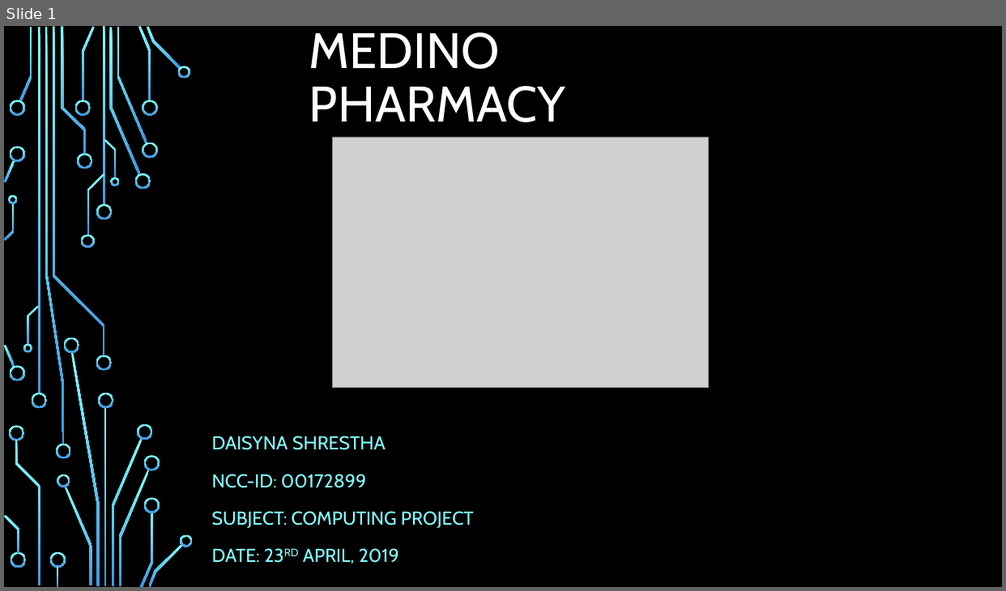
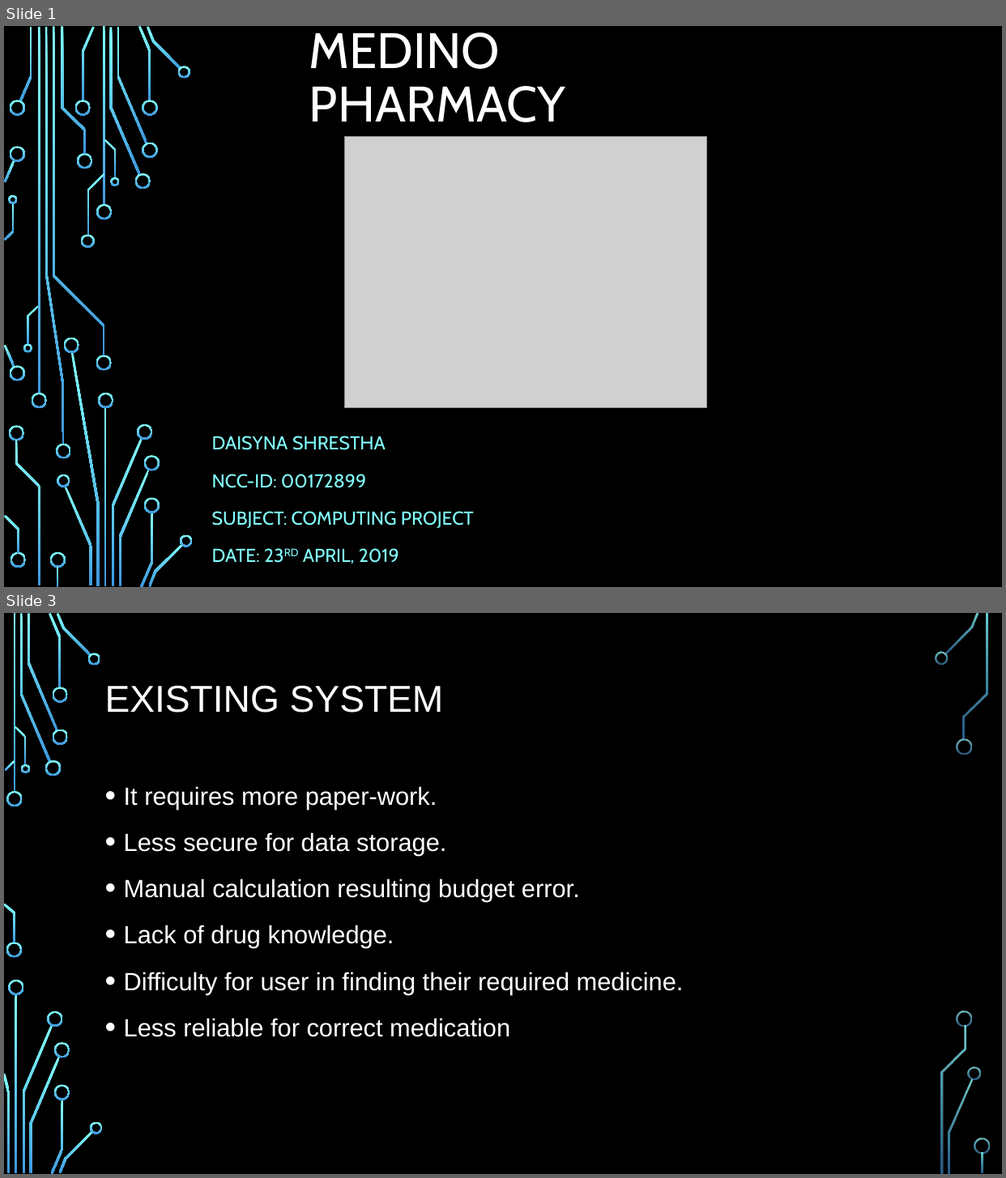
Before and after one commit to sdaisyna/PharmacyMS, a slide deck: Design/Medino Pharmacy.pptx. Shown one above the other, each under a label of ours: slide 1 before the commit, slides 1 and 3 after it; the slides between them are not shown. The pictures are 1006x591 and 1006x1178 pixels, drawn with LibreOffice and Linux fonts; fonts in the diff are those of the drawing; grey boxes stand for pictures; background and template pictures are left out. Boxes give left, top, right and bottom in pixels: in the first picture for what was removed or moved away, otherwise in the second. Text is boxed around its words. In the diff, an @@ line names an element or a change of style, - is before the commit and + after.

```diff
--- a/Design/Medino Pharmacy.pptx
+++ b/Design/Medino Pharmacy.pptx
@@ slide 3 added at [4, 613, 1002, 1174], background picture (left out) @@
@@ title added at [105, 685, 444, 713], 36 pt, text #FFFFFF @@
+EXISTING SYSTEM
@@ text added at [124, 786, 684, 1037], 24 pt, text #FFFFFF @@
+• It requires more paper-work.
+• Less secure for data storage.
+• Manual calculation resulting budget error.
+• Lack of drug knowledge.
+• Difficulty for user in finding their required medicine.
+• Less reliable for correct medication
@@ group added at [4, 613, 990, 1174]: 33 freeform shapes, 3 rectangles @@
@@ slide 1 changed as well @@
@@ picture: place and size @@
-picture at [333, 137, 709, 387]
+picture at [345, 137, 707, 408]
```
Also in this commit, not shown: 1 other slide changed, 41 other slides added, 1 slide removed, 6 other files.
